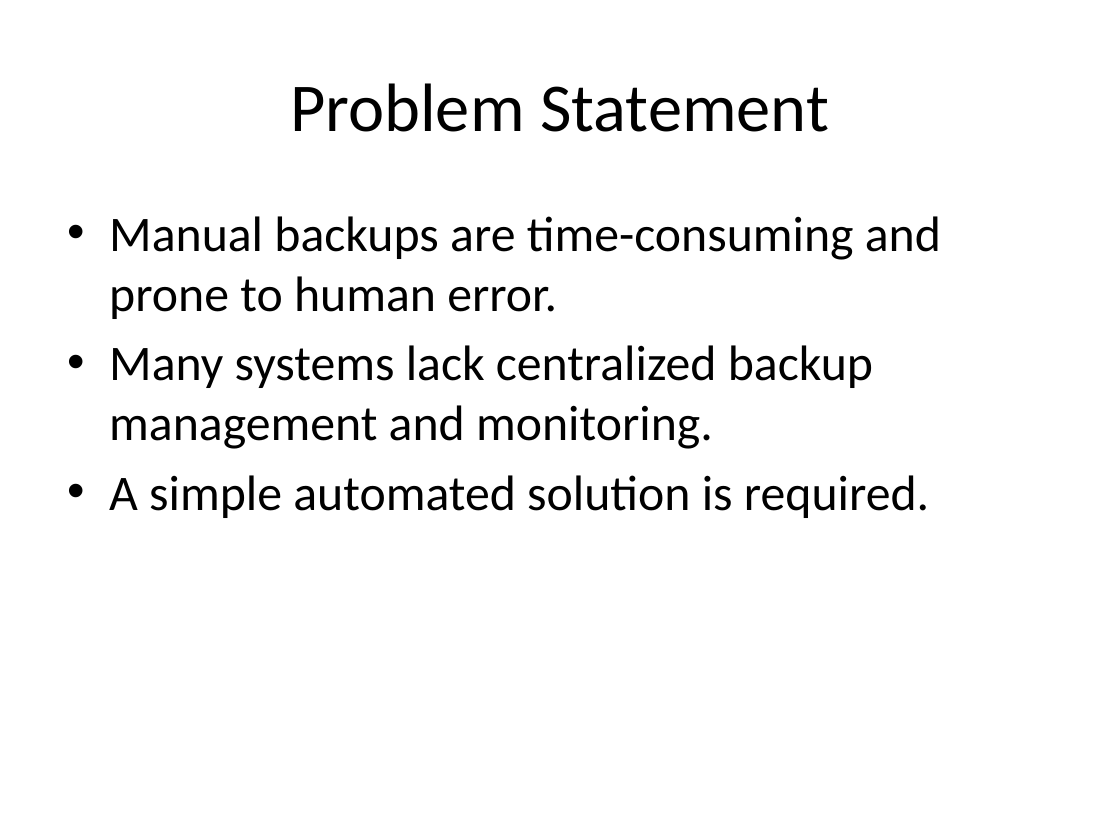
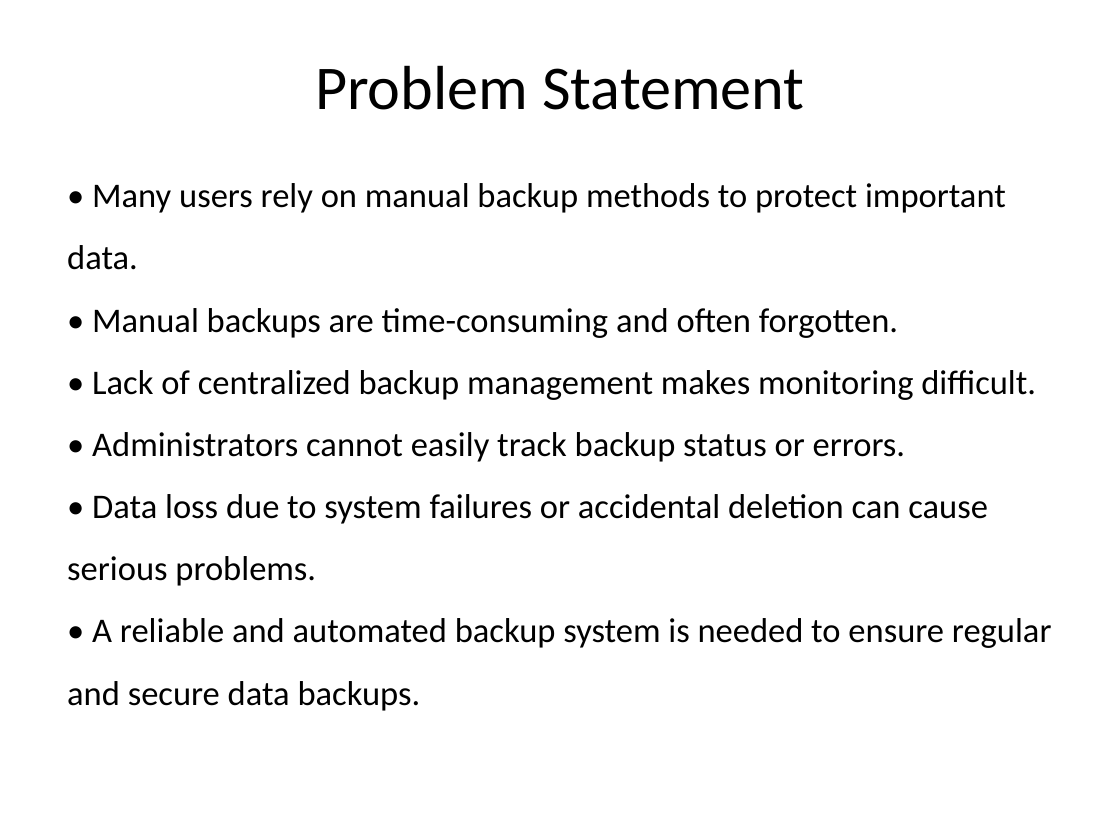
Before and after one commit to VarshithreddyMuddasani/Automated-Backup-Web-Manager-using-Linux, a slide deck: slide 3 of Project PPT.pptx. Drawn at 1120x840 pixels with LibreOffice and Linux fonts; fonts in the diff are those of the drawing. Boxes give left, top, right and bottom in pixels: in the first picture for what was removed or moved away, otherwise in the second. Text is boxed around its words. In the diff, an @@ line names an element or a change of style, - is before the commit and + after.

```diff
--- a/Project PPT.pptx
+++ b/Project PPT.pptx
@@ title "Problem Statement" at (315, 65, 804, 110): size 44 to 40 pt @@
@@ text at (67, 183, 1052, 711): text changed; size 32 to 22.2 pt @@
-• Manual backups are time-consuming and prone to human error.
-• Many systems lack centralized backup management and monitoring.
-• A simple automated solution is required.
+• Many users rely on manual backup methods to protect important data.
+• Manual backups are time-consuming and often forgotten.
+• Lack of centralized backup management makes monitoring difficult.
+• Administrators cannot easily track backup status or errors.
+• Data loss due to system failures or accidental deletion can cause serious problems.
+• A reliable and automated backup system is needed to ensure regular and secure data backups.
```
Also in this commit, not shown: 8 other slides changed, 2 slides added, 4 slides removed.
